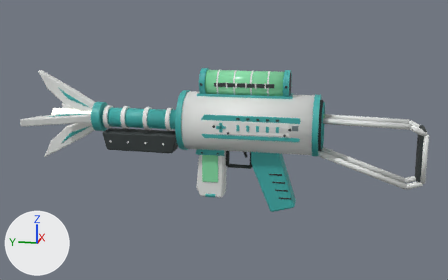
One commit to the Blender file design/weapon-models-20261111/source/medic.blend: the scene before it, then after it.
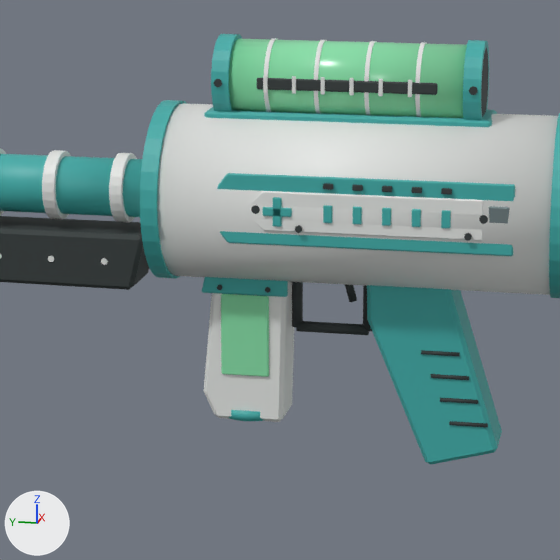
Old and new are each drawn whole from a 50 mm camera at (-1.272, -0.173, 0.323) aimed at (0.0, 0.081, 0.005) and again close up on the part from 29% to 70% of the width and 20% to 87% of the height. Every picture has the same lights, and +X, +Y and +Z are marked at lower left. The older version's two pictures come first.

Names of what the first close-up shows: 'Weapon_medic_v1'.
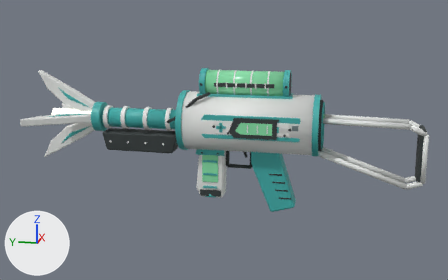
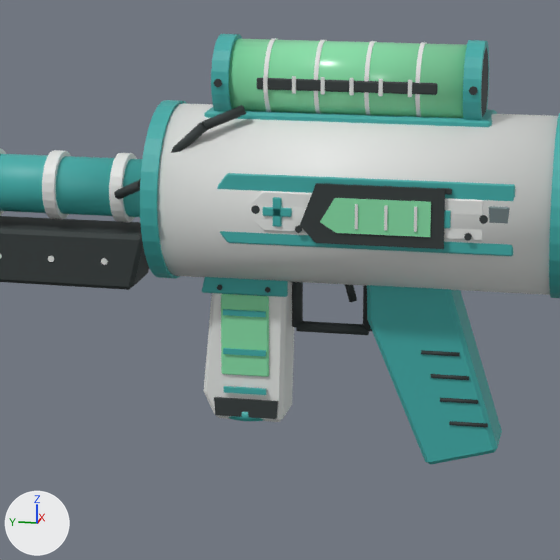
The edits, one by one:
me_cone is used by ob_weapon_medic_v1; location (0.0, 0.0, 0.0).
me_cone had 4216 vertices, 3822 faces and spanned x -0.099..0.099, y -0.336..0.499, z -0.144..0.158.
me_cone now has 4464 vertices, 3998 faces and spans x -0.099..0.099, y -0.336..0.499, z -0.144..0.158.
me_cone part 1: a new loose piece, a box spanning x -0.066..-0.065, y -0.021..-0.019, z 0.0375..0.0545, in mat_ceramic_white (white #e5e7e5).
me_cone part 2: a new loose piece, a box spanning x -0.066..-0.065, y -0.001..0.001, z 0.0375..0.0545, in mat_ceramic_white (white #e5e7e5).
me_cone part 3: a new loose piece, a box spanning x -0.066..-0.065, y 0.019..0.021, z 0.0375..0.0545, in mat_ceramic_white (white #e5e7e5).
me_cone part 4: a new loose piece, a box spanning x -0.0235..-0.0205, y 0.0915..0.1225, z -0.04..-0.036, in mat_paint_teal (cyan #3fadaa).
me_cone part 5: a new loose piece, a box spanning x -0.0235..-0.0205, y 0.0915..0.1225, z -0.069..-0.065, in mat_paint_teal (cyan #3fadaa).
me_cone part 6: a new loose piece, a box spanning x -0.0235..-0.0205, y 0.0915..0.1225, z -0.098..-0.094, in mat_paint_teal (cyan #3fadaa).
me_cone part 7: 136 vertices added at x -0.065..0.065, y -0.039..0.2, z 0.026..0.113.
me_cone part 8: 16 vertices added at x -0.023..0.023, y 0.083..0.13, z -0.116..-0.103.
Other edits to the shape of me_cone do not show in these pictures.

Pixel boxes (x1, y1, x2, y2) of what changed, in the close-ups (560 x 560 px):
part 1 of me_cone, added
    after: (414, 207, 417, 232)
part 2 of me_cone, added
    after: (384, 205, 388, 230)
part 3 of me_cone, added
    after: (355, 204, 358, 229)
part 4 of me_cone, added
    after: (223, 309, 266, 317)
part 5 of me_cone, added
    after: (223, 348, 266, 356)
part 6 of me_cone, added
    after: (224, 386, 266, 395)
part 7 of me_cone, added
    after: (114, 105, 445, 249)
part 8 of me_cone, added
    after: (214, 397, 278, 419)
